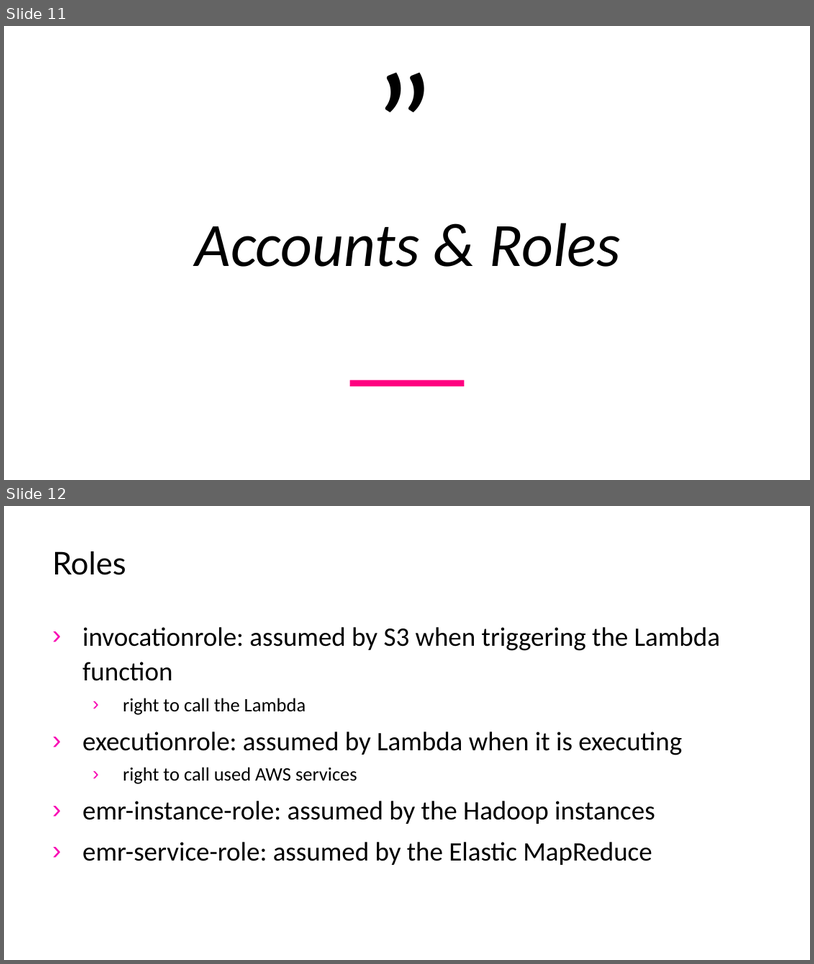
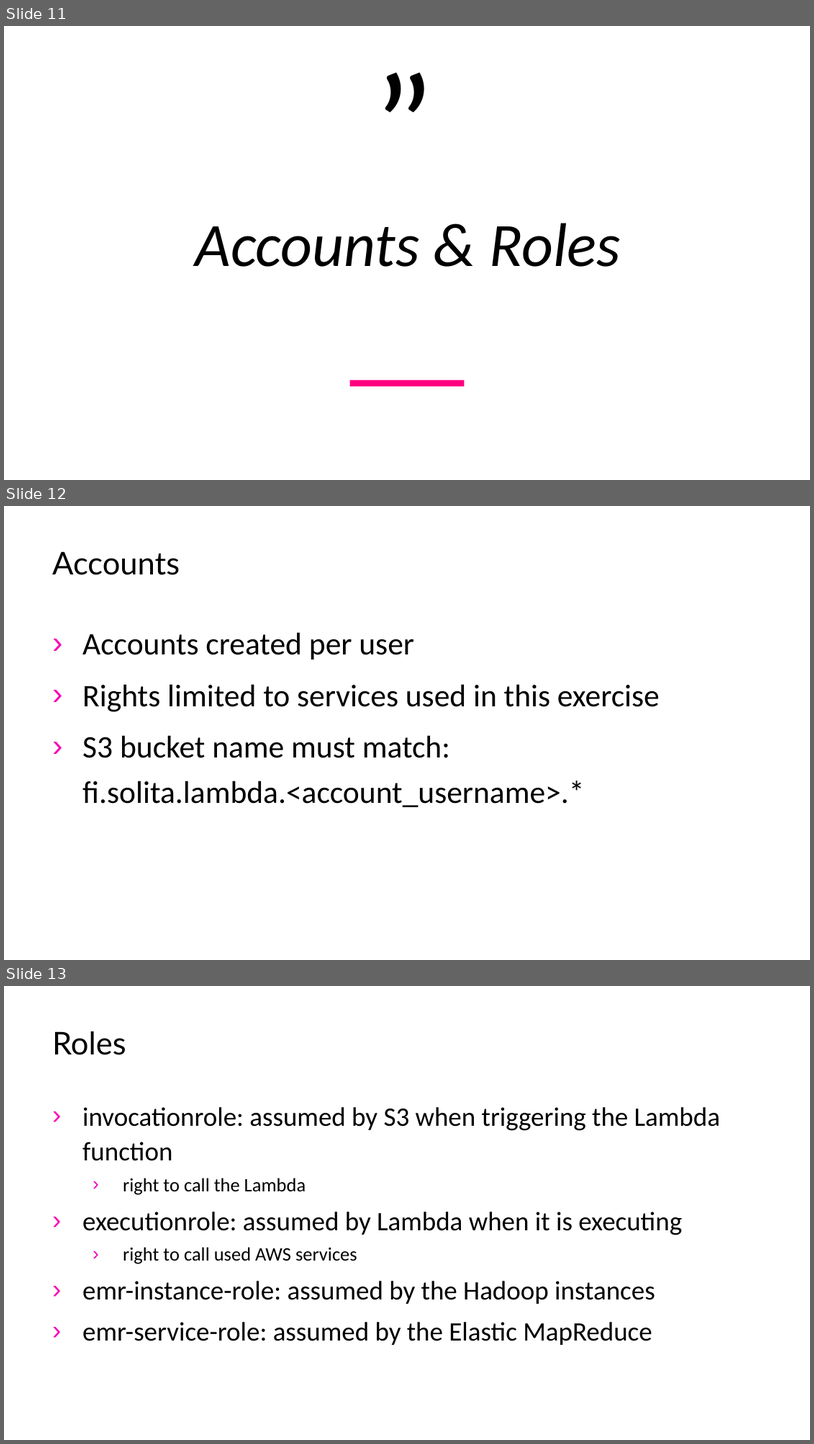
Before and after one commit to samion/aws-lambda, a slide deck: AWS-Lambda.pptx. Shown one above the other, each under a label of ours: slides 11 and 12 before the commit, slides 11, 12 and 13 after it. The pictures are 814x964 and 814x1444 pixels, drawn with LibreOffice and Linux fonts; fonts in the diff are those of the drawing; background and template pictures are left out. Boxes give left, top, right and bottom in pixels: in the first picture for what was removed or moved away, otherwise in the second. Text is boxed around its words. In the diff, an @@ line names an element or a change of style, - is before the commit and + after.

```diff
--- a/AWS-Lambda.pptx
+++ b/AWS-Lambda.pptx
@@ slide 12 added at [4,506,810,960], background #FFFFFF @@
@@ title added at [52,551,180,575], 28 pt, text #000000 @@
+Accounts
@@ text added at [82,632,660,807], 28 pt, text #000000 @@
+› Accounts created per user
+› Rights limited to services used in this exercise
+› S3 bucket name must match: fi.solita.lambda.<account_username>.*
@@ what was slide 12 is now slide 13 @@
```
Also in this commit, not shown: 7 slides changed, 5 other slides added.
